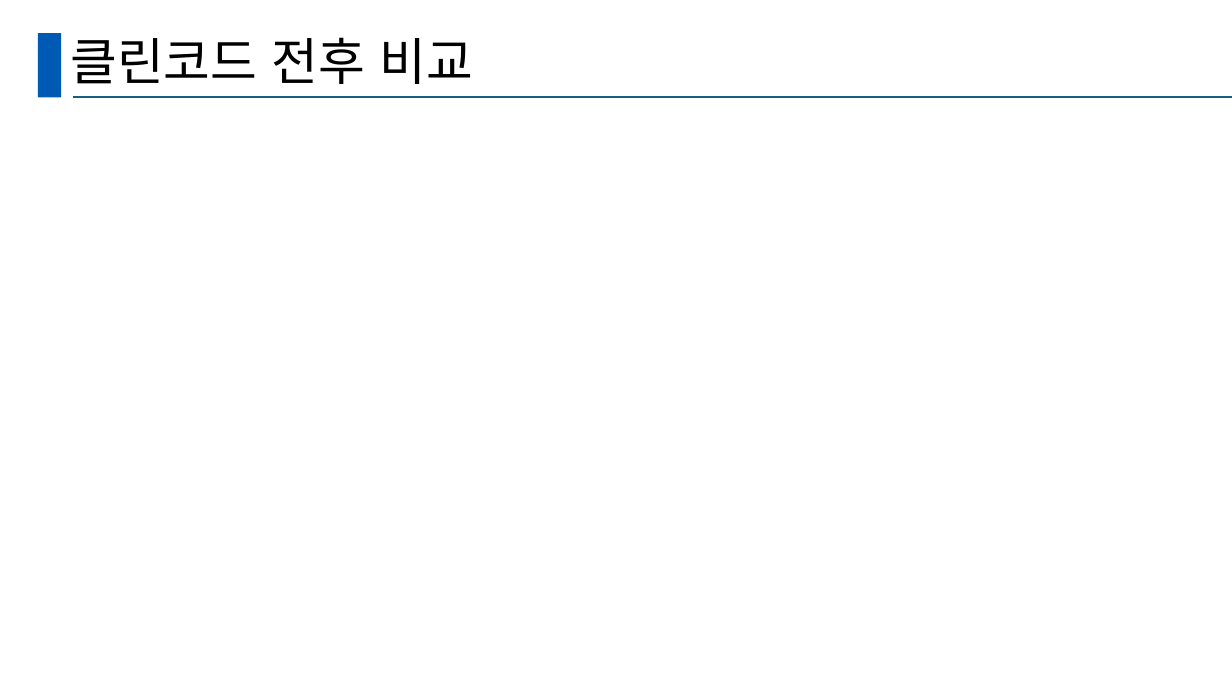
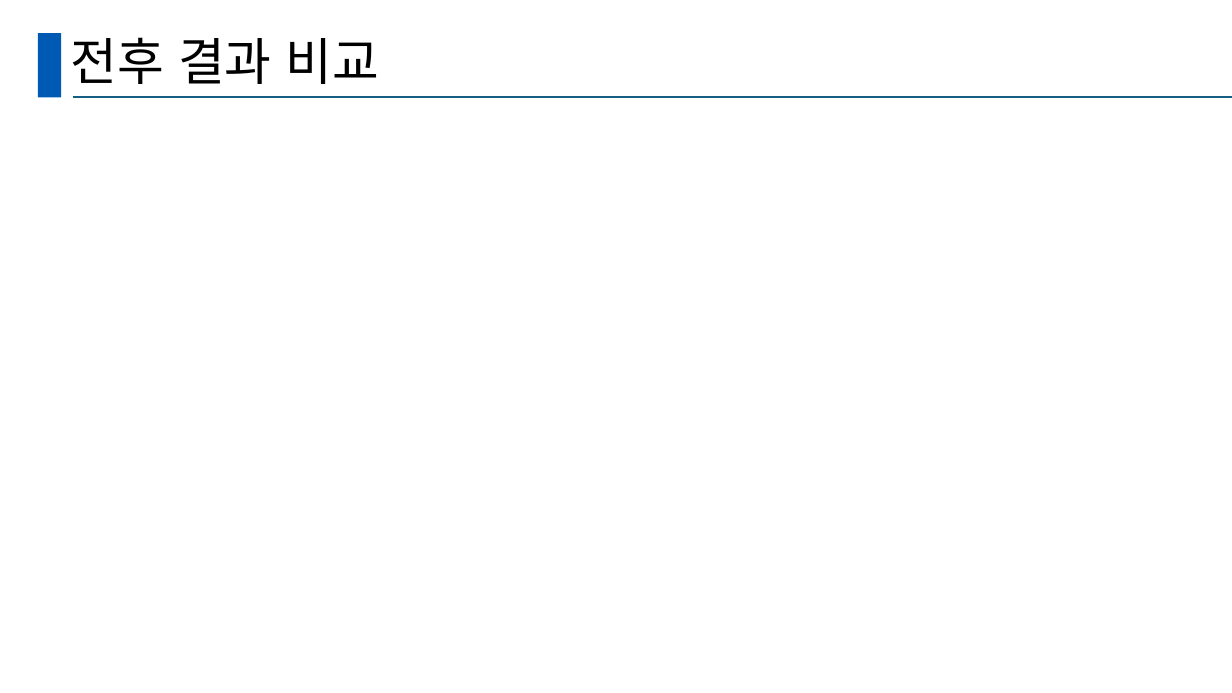
Before and after one commit to hy-ra-na/presentation_Americano, a slide deck: slide 16 of 발표양식.pptx (slide 14 before the commit). Drawn at 1232x693 pixels with LibreOffice and Linux fonts; fonts in the diff are those of the drawing. Boxes give left, top, right and bottom in pixels: in the first picture for what was removed or moved away, otherwise in the second. Text is boxed around its words. In the diff, an @@ line names an element or a change of style, - is before the commit and + after.

```diff
--- a/발표양식.pptx
+++ b/발표양식.pptx
@@ title at bbox=[70, 37, 380, 84]: text changed @@
-클린코드 전후 비교
+전후 결과 비교
```
Also in this commit, not shown: 3 other slides changed, 2 slides added.
